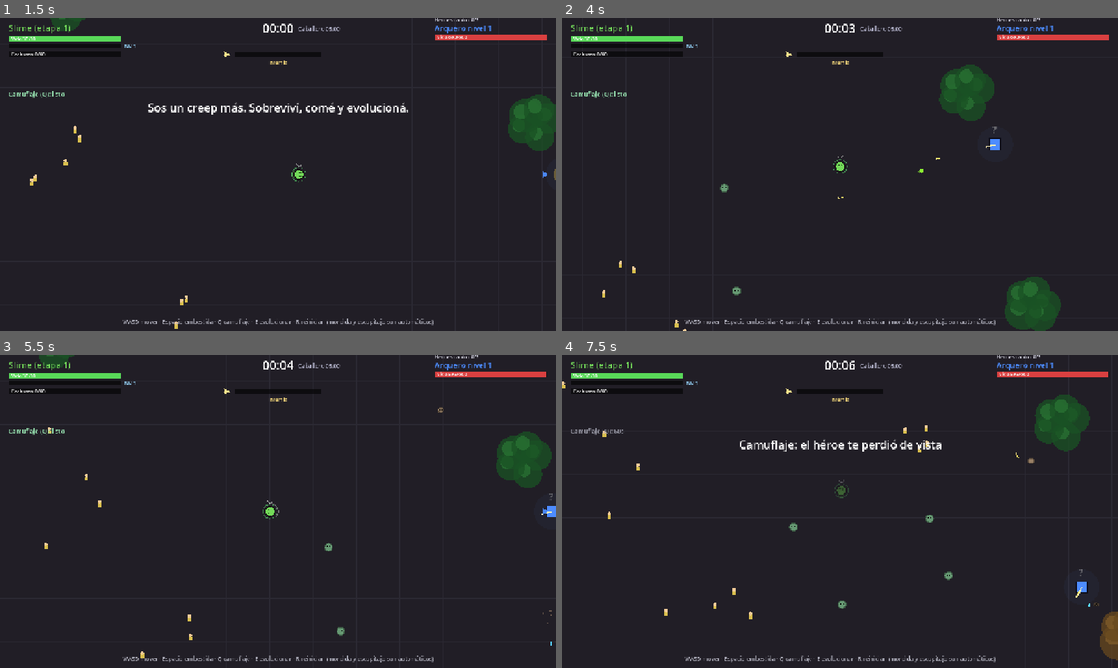
Above: before the commit, frames 1-4 (two rows, left to right).
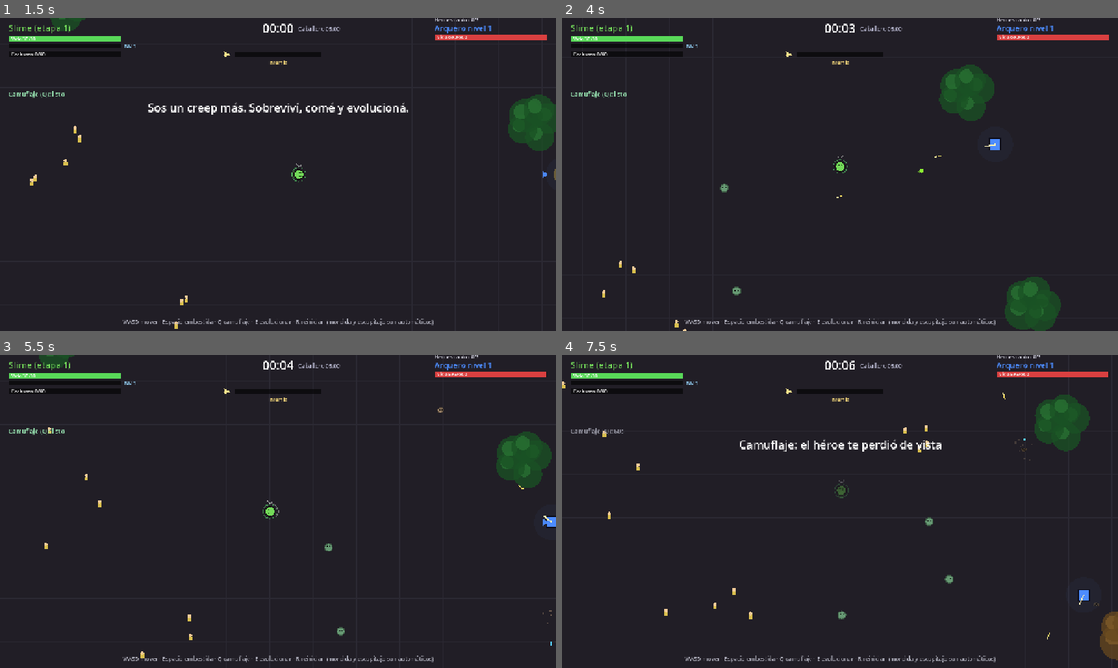
Above: after the commit, the same moments.

Repository: FedeOsorio/survive-the-hero
Game: Godot game, scene res://scenes/menu.tscn
Two runs of this game, one before a commit and one after it. Both use one fixed random seed, a clock stepped at 60 frames per second and the inputs below.
Inputs (mouse positions are in pixels of both pictures, inside the frame that each line leads up to):
- Up to frame 1 (1.5 s): click "Jugar" at 0.5 s; tap Enter (pick_confirm) at 1.25 s; move the mouse to (400, 158) at 1.27 s; hold D (move_right) from 1.28 s (still down); tap Space (dash) at 1.35 s; click (400, 158) at 1.42 s
- Up to frame 2 (4 s): move the mouse to (728, 190) at 2.02 s; release D (move_right) at 2.03 s; hold S (move_down) 2.03-2.78 s; tap Space (dash) at 2.1, 3.05, 3.8 s; move the mouse to (895, 105) at 2.77 s; hold D (move_right) 2.78-3.53 s; tap 1 (pick_1) at 2.85 s; move the mouse to (812, 237) at 3.52 s; hold W (move_up) from 3.53 s (still down); tap 2 (pick_2) at 3.6 s; click (812, 237) at 3.67 s
- Up to frame 3 (5.5 s): move the mouse to (444, 558) at 4.27 s; release W (move_up) at 4.28 s; hold A (move_left) from 4.28 s (still down); tap 3 (pick_3) at 4.35 s; tap Space (dash) at 4.55, 5.3 s; move the mouse to (111, 464) at 5.02 s; tap Enter (pick_confirm) at 5.1 s
- Up to frame 4 (7.5 s): move the mouse to (867, 511) at 5.77 s; release A (move_left) at 5.78 s; hold S (move_down) 5.78-6.53 s; tap C (rally) at 5.85 s; click (867, 511) at 5.92 s; tap Space (dash) at 6.05, 6.8 s; move the mouse to (756, 433) at 6.52 s; hold D (move_right) 6.53-7.28 s; tap Q (stealth) at 6.6 s; move the mouse to (962, 495) at 7.27 s; hold W (move_up) from 7.28 s (still down); tap Shift at 7.35 s

Frame 1 is identical in both runs. In frame 2, less than 0.1% of the frame differs, in the area x 49-79%, y 34-58%; in frame 3, 0.2%; in frame 4, 0.4%, in the area x 40-95%, y 12-91%.

Commit message:
Tanda 07-e: el héroe te reconoce recién en furia

Diff:
--- a/scripts/balance.gd
+++ b/scripts/balance.gd
@@ -183,6 +183,8 @@
 # Furia: al bajar de HERO_FURY_HP por primera vez corre HERO_FURY_RUN_TIME alejándose y
 # después ataca más seguido (espera × HERO_FURY_ATTACK_MULT) con el ataque 3 aunque no tenga nivel.
 const HERO_FURY_HP := 0.3
+# Antes de la furia no te reconoce (sin "?", sospecha ni caza); al enfurecerse arranca acá.
+const HERO_SUSPICION_START_ON_FURY := 50.0
 const HERO_FURY_RUN_TIME := 3.0
 const HERO_FURY_ATTACK_MULT := 0.6
 const HERO_MISTAKE_CHANCE := 0.06
--- a/scripts/hero.gd
+++ b/scripts/hero.gd
@@ -2,7 +2,7 @@
 ## Un héroe controlado por la IA (Arquero, Caballero o Maga: ver heroes.gd).
 ## Farmea la horda, kitea, junta experiencia, sube de nivel, esquiva proyectiles
 ## y con poca vida se enfurece (furia). Casi no se cura.
-## Al jugador lo trata como un creep más mientras no sospeche de él (suspicion, "?").
+## Al jugador lo trata como un creep más hasta enfurecerse; desde ahí sospecha (suspicion, "?").
 ## En cada nivel sube el poder de su tabla fija (ver hero_powers.gd y B.HEROES).
 ## Piezas: hero_base.gd (datos) < hero_combat.gd (combate y nivel) < hero_brain.gd (IA) < este (cada frame y dibujo).
 
@@ -162,6 +162,6 @@
 	var top := Vector2(0, -radius - 12.0)
 	if hunting_you():
 		draw_string(ThemeDB.fallback_font, top + Vector2(-6, 0), "!", HORIZONTAL_ALIGNMENT_LEFT, -1, 26, Color(1.0, 0.25, 0.2))
-	else:
+	elif aware:
 		var k := suspicion / B.SUSPICION_MAX
 		draw_string(ThemeDB.fallback_font, top + Vector2(-7, 0), "?", HORIZONTAL_ALIGNMENT_LEFT, -1, 22, Color(0.6, 0.6, 0.6, 0.7).lerp(Color(1.0, 0.85, 0.2), k))
--- a/scripts/hero_base.gd
+++ b/scripts/hero_base.gd
@@ -61,6 +61,7 @@
 var _search_t := 0.0
 var _hunt_t := 0.0 # cuánto le queda cazándote si no te volvés a delatar
 var suspicion := 0.0 # 0 a 100: a 100 te reconoce
+var aware := false # el reconocimiento se enciende con la furia y no se apaga
 var _gaze_t := 0.0
 var fury := false # bajo HERO_FURY_HP: ataca más seguido
 var _fury_run_t := 0.0
--- a/scripts/hero_brain.gd
+++ b/scripts/hero_brain.gd
@@ -2,10 +2,13 @@
 ## IA del héroe: sospecha y estados de vista (farmear, cazarte, buscarte) y la decisión
 ## de cada momento (a qué tirar, hacia dónde moverse, qué gemas juntar).
 
+## Solo con el reconocimiento encendido (aware, desde la furia).
 ## Sospecha que sube por tamaño y baja lejos; la mirada (cada SUSPICION_GAZE_EVERY) te puede
 ## reconocer antes de 100. Te caza RECOGNIZE_TIME; al vencer, a más de HUNT_LOSE_DIST o
 ## camuflado, te busca HUNT_SEARCH_TIME en tu última posición y vuelve a farmear.
 func _update_sight(delta: float) -> void:
+	if not aware:
+		return
 	var p = world.player
 	if _sees(p):
 		var last := B.CREEP_STAGES.size() - 1
@@ -42,7 +45,7 @@
 ## Hiciste algo que un creep común no hace (comer, robar una gema, esquivar, matar un
 ## civil, evolucionar): suma "amount" ±SUSPICION_JITTER si te ve. Cazándote, reinicia los 12 s.
 func suspect(amount: float) -> void:
-	if not _sees(world.player):
+	if not aware or not _sees(world.player):
 		return
 	if sight == Sight.HUNT:
 		_hunt_t = B.RECOGNIZE_TIME
@@ -61,6 +64,8 @@
 
 ## Te reconoció: te caza RECOGNIZE_TIME.
 func recognize() -> void:
+	if not aware:
+		return
 	var p = world.player
 	if sight != Sight.HUNT:
 		world.on_hero_saw_you(self)
--- a/scripts/hero_combat.gd
+++ b/scripts/hero_combat.gd
@@ -107,9 +107,11 @@
 
 
 ## Bajo HERO_FURY_HP: corre unos segundos alejándose y después ataca más seguido,
-## con el ataque 3 aunque no tenga nivel. No hay más retirada.
+## con el ataque 3 aunque no tenga nivel. No hay más retirada. Enciende el reconocimiento.
 func _enrage() -> void:
 	fury = true
+	aware = true
+	suspicion = B.HERO_SUSPICION_START_ON_FURY
 	_fury_run_t = B.HERO_FURY_RUN_TIME
 	attacks.every *= B.HERO_FURY_ATTACK_MULT
 	attacks.unlock_all = true
